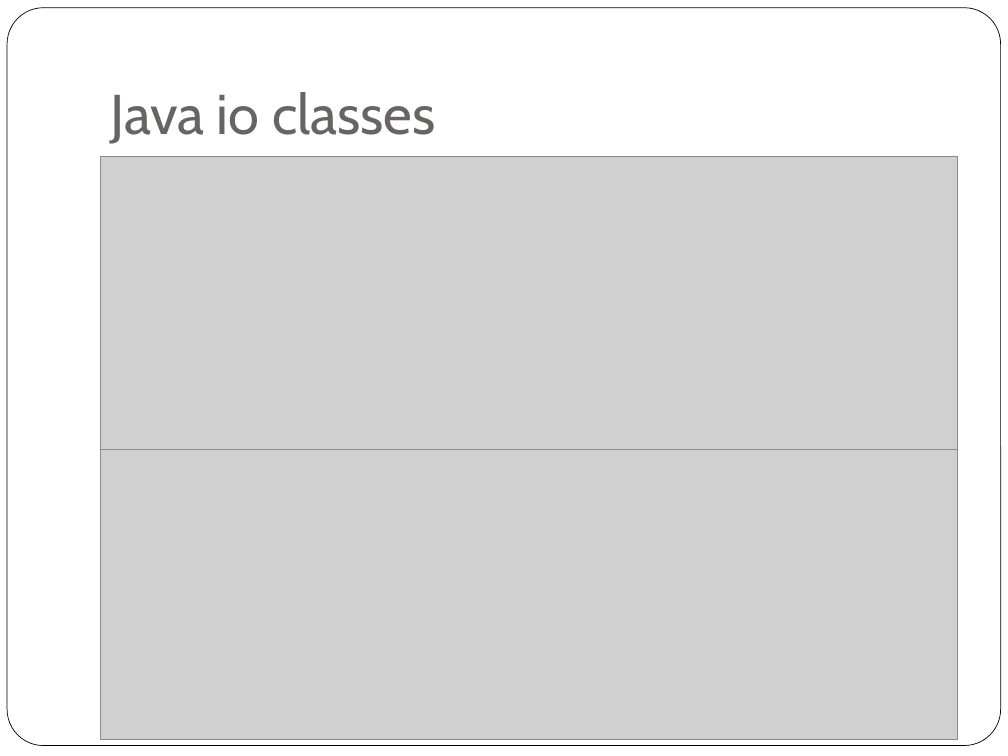
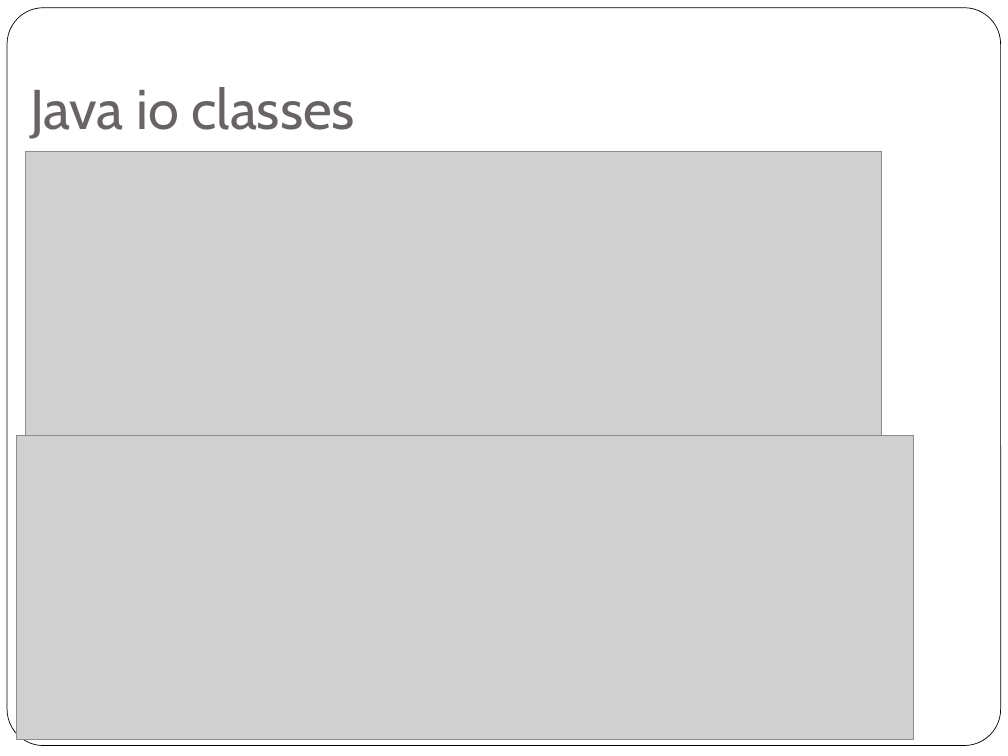
Before and after one commit to PrashanthSingaravelan/Java-Programming, a slide deck: slide 3 of Reference materials/Advanced JAVA/1 Java IO streams.pptx. Drawn at 1008x756 pixels with LibreOffice and Linux fonts; fonts in the diff are those of the drawing; grey boxes stand for pictures. Boxes give left, top, right and bottom in pixels: in the first picture for what was removed or moved away, otherwise in the second. Text is boxed around its words. In the diff, an @@ line names an element or a change of style, - is before the commit and + after.

```diff
--- a/Reference materials/Advanced JAVA/1 Java IO streams.pptx
+++ b/Reference materials/Advanced JAVA/1 Java IO streams.pptx
@@ title "Java io classes": place and size @@
-title "Java io classes" at box(111, 92, 436, 144)
+title "Java io classes" at box(30, 87, 355, 139)
@@ picture: place and size @@
-picture at box(101, 156, 958, 450)
+picture at box(25, 151, 882, 445)
@@ picture: place and size @@
-picture at box(101, 450, 958, 740)
+picture at box(17, 435, 914, 739)
```
Also in this commit, not shown: 2 other slides changed, 41 other files.
